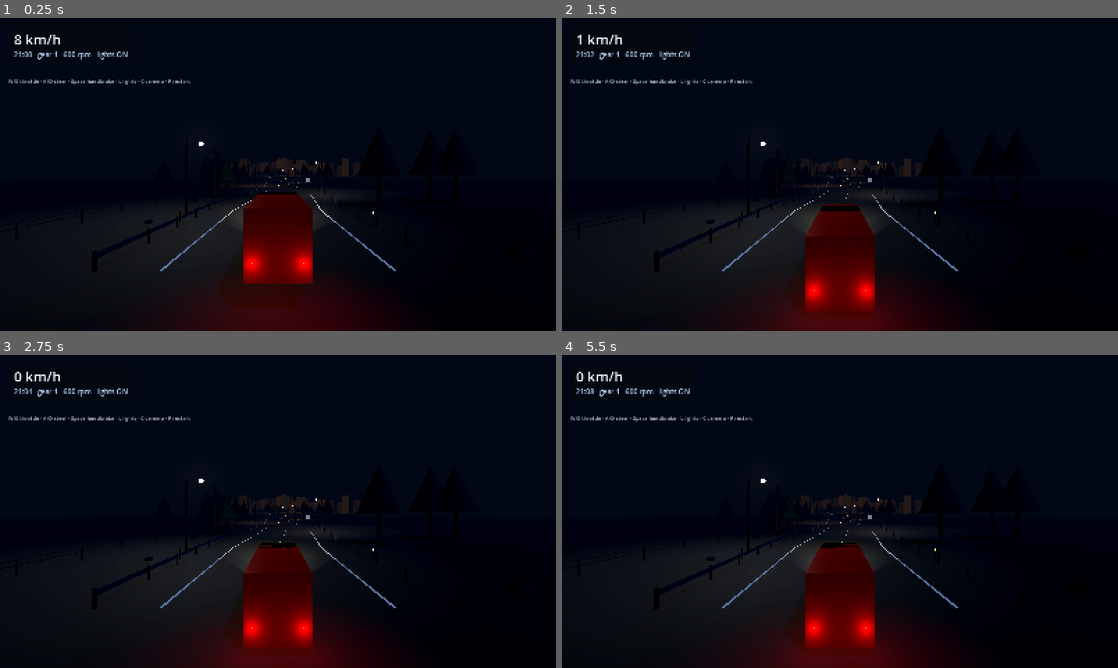
Above: before the commit, frames 1-4 (two rows, left to right).
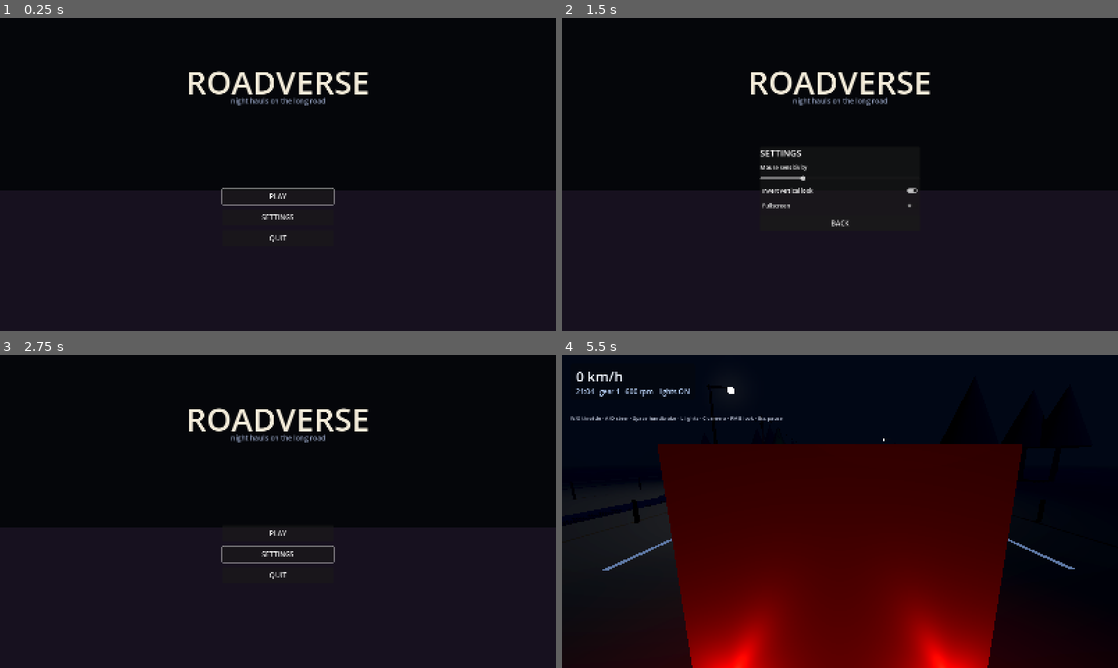
Above: after the commit, the same moments.

Repository: abbasTtBoy1235/Roadverse-Godot
Game: Godot game, scene res://scenes/menu.tscn
Same seed, same stepped clock (60 frames per second), same inputs: the game is played once before the commit and once after it. Before the commit the project starts from res://scenes/main.tscn.
Inputs (mouse positions are in pixels of both pictures, inside the frame that each line leads up to):
- Up to frame 1 (0.25 s): no input
- Up to frame 2 (1.5 s): click (840, 218) at 0.5 s, where only the run after the commit has a clickable "SETTINGS"; click (840, 190) at 1.25 s, where only the run after the commit has a clickable "Invert vertical look"
- Up to frame 3 (2.75 s): click (278, 561) at 2 s, where only the run after the commit has a clickable "BACK"
- Up to frame 4 (5.5 s): click (840, 533) at 2.75 s, where only the run after the commit has a clickable "PLAY"; tap Enter at 3.5 s; move the mouse to (962, 495) at 3.52 s; hold D (rv_steer_right) 3.53-4.25 s; hold Right mouse button (rv_look) 3.53-4.25 s; click (962, 495) at 3.67 s; drag from (728, 527) to (812, 574) at 4.27 s; move the mouse to (895, 442) at 5.02 s; hold D (rv_steer_right) from 5.03 s (still down); hold C (rv_toggle_camera) from 5.03 s (still down); click (895, 442) at 5.17 s

The runs differ from the first frame. In frame 1, 10% of the frame differs, in the area x 1-100%, y 5-100%; in frame 2, 10%; in frame 3, 10%; in frame 4, 42%, in the area x 5-93%, y 10-100%.
Error before the commit: Parse Error: Identifier "Settings" not declared in the current scope. (res://scripts/camera/chase_camera.gd:38)

Commit message:
feat(ui): main menu, settings screen and pause menu
- menu.tscn boots first: PLAY / SETTINGS / QUIT, settings panel with
  sensitivity, invert-Y and fullscreen
- pause menu (Esc) with RESUME / RESTART / MAIN MENU / QUIT, process mode
  ALWAYS so it survives get_tree().paused
- ui_flow test runs as a scene so the autoloads exist: 31 checks covering
  menu structure, settings persistence and pause behaviour

Diff:
--- a/project.godot
+++ b/project.godot
@@ -7,13 +7,14 @@
 
 config/name="Roadverse"
 config/description="Night truck simulator for PC."
-run/main_scene="res://scenes/main.tscn"
+run/main_scene="res://scenes/menu.tscn"
 config/features=PackedStringArray("4.7", "Forward Plus")
 config/icon="res://icon.svg"
 
 [autoload]
 
 InputSetup="*res://scripts/core/input_setup.gd"
+Settings="*res://scripts/core/settings.gd"
 
 [display]
 
--- a/scenes/main.tscn
+++ b/scenes/main.tscn
@@ -6,6 +6,7 @@
 [ext_resource type="Script" path="res://scripts/camera/chase_camera.gd" id="4_camera"]
 [ext_resource type="Script" path="res://scripts/ui/hud.gd" id="5_hud"]
 [ext_resource type="Script" path="res://scripts/world/time_of_day.gd" id="6_time"]
+[ext_resource type="Script" path="res://scripts/ui/pause_menu.gd" id="7_pause"]
 
 [sub_resource type="Environment" id="Env_night"]
 background_mode = 1
@@ -84,3 +85,6 @@
 [node name="HUD" type="CanvasLayer" parent="."]
 script = ExtResource("5_hud")
 truck_path = NodePath("../Truck")
+
+[node name="PauseMenu" type="CanvasLayer" parent="."]
+script = ExtResource("7_pause")
--- /dev/null
+++ b/scenes/menu.tscn
@@ -0,0 +1,10 @@
+[gd_scene load_steps=2 format=3]
+
+[ext_resource type="Script" path="res://scripts/ui/main_menu.gd" id="1_menu"]
+
+[node name="MainMenu" type="Control"]
+layout_mode = 3
+anchors_preset = 15
+anchor_right = 1.0
+anchor_bottom = 1.0
+script = ExtResource("1_menu")
--- a/scripts/ui/hud.gd
+++ b/scripts/ui/hud.gd
@@ -32,7 +32,7 @@
 
 	_hint_label = _make_label(self, 15, Color(0.75, 0.78, 0.85))
 	_hint_label.position = Vector2(24, 170)
-	_hint_label.text = "W/S throttle · A/D steer · Space handbrake · L lights · C camera · R restart"
+	_hint_label.text = "W/S throttle · A/D steer · Space handbrake · L lights · C camera · RMB look · Esc pause"
 
 
 func _make_label(parent: Node, font_size: int, color: Color) -> Label:
--- /dev/null
+++ b/scripts/ui/main_menu.gd
@@ -0,0 +1,169 @@
+extends Control
+## Main menu. Built in code so the whole flow is testable headlessly.
+
+const MAIN_SCENE := "res://scenes/main.tscn"
+
+var play_button: Button
+var settings_button: Button
+var quit_button: Button
+var back_button: Button
+var sensitivity_slider: HSlider
+var invert_check: CheckButton
+var fullscreen_check: CheckButton
+
+var _settings_panel: PanelContainer
+var _menu_box: VBoxContainer
+
+
+func _ready() -> void:
+	InputSetup.ensure_registered()
+	_build()
+	play_button.grab_focus()
+
+
+func _build() -> void:
+	set_anchors_preset(Control.PRESET_FULL_RECT)
+
+	var background := ColorRect.new()
+	background.name = "Background"
+	background.color = Color(0.02, 0.025, 0.04)
+	background.set_anchors_preset(Control.PRESET_FULL_RECT)
+	background.mouse_filter = Control.MOUSE_FILTER_IGNORE
+	add_child(background)
+
+	var glow := ColorRect.new()
+	glow.name = "HorizonGlow"
+	glow.color = Color(0.10, 0.07, 0.13, 0.9)
+	glow.set_anchors_preset(Control.PRESET_FULL_RECT)
+	glow.anchor_top = 0.55
+	glow.mouse_filter = Control.MOUSE_FILTER_IGNORE
+	add_child(glow)
+
+	var title := Label.new()
+	title.name = "Title"
+	title.text = "ROADVERSE"
+	title.add_theme_font_size_override("font_size", 92)
+	title.add_theme_color_override("font_color", Color(0.96, 0.93, 0.86))
+	title.horizontal_alignment = HORIZONTAL_ALIGNMENT_CENTER
+	title.set_anchors_preset(Control.PRESET_TOP_WIDE)
+	title.offset_top = 120
+	add_child(title)
+
+	var subtitle := Label.new()
+	subtitle.name = "Subtitle"
+	subtitle.text = "night hauls on the long road"
+	subtitle.add_theme_font_size_override("font_size", 20)
+	subtitle.add_theme_color_override("font_color", Color(0.55, 0.6, 0.72))
+	subtitle.horizontal_alignment = HORIZONTAL_ALIGNMENT_CENTER
+	subtitle.set_anchors_preset(Control.PRESET_TOP_WIDE)
+	subtitle.offset_top = 224
+	add_child(subtitle)
+
+	_menu_box = VBoxContainer.new()
+	_menu_box.name = "MenuBox"
+	_menu_box.set_anchors_preset(Control.PRESET_CENTER)
+	_menu_box.custom_minimum_size = Vector2(320, 0)
+	_menu_box.position = Vector2(-160, 40)
+	_menu_box.add_theme_constant_override("separation", 14)
+	add_child(_menu_box)
+
+	play_button = _make_button(_menu_box, "PlayButton", "PLAY")
+	settings_button = _make_button(_menu_box, "SettingsButton", "SETTINGS")
+	quit_button = _make_button(_menu_box, "QuitButton", "QUIT")
+
+	play_button.pressed.connect(_on_play_pressed)
+	settings_button.pressed.connect(_on_settings_pressed)
+	quit_button.pressed.connect(_on_quit_pressed)
+
+	_build_settings_panel()
+
+
+func _build_settings_panel() -> void:
+	_settings_panel = PanelContainer.new()
+	_settings_panel.name = "SettingsPanel"
+	_settings_panel.set_anchors_preset(Control.PRESET_CENTER)
+	_settings_panel.custom_minimum_size = Vector2(460, 0)
+	_settings_panel.position = Vector2(-230, -80)
+	_settings_panel.visible = false
+	add_child(_settings_panel)
+
+	var column := VBoxContainer.new()
+	column.add_theme_constant_override("separation", 12)
+	_settings_panel.add_child(column)
+
+	var heading := Label.new()
+	heading.text = "SETTINGS"
+	heading.add_theme_font_size_override("font_size", 26)
+	column.add_child(heading)
+
+	var sensitivity_label := Label.new()
+	sensitivity_label.text = "Mouse sensitivity"
+	column.add_child(sensitivity_label)
+
+	sensitivity_slider = HSlider.new()
+	sensitivity_slider.name = "SensitivitySlider"
+	sensitivity_slider.min_value = 0.02
+	sensitivity_slider.max_value = 0.40
+	sensitivity_slider.step = 0.01
+	sensitivity_slider.value = Settings.mouse_sensitivity
+	sensitivity_slider.value_changed.connect(_on_sensitivity_changed)
+	column.add_child(sensitivity_slider)
+
+	invert_check = CheckButton.new()
+	invert_check.name = "InvertCheck"
+	invert_check.text = "Invert vertical look"
+	invert_check.button_pressed = Settings.invert_y
+	invert_check.toggled.connect(_on_invert_toggled)
+	column.add_child(invert_check)
+
+	fullscreen_check = CheckButton.new()
+	fullscreen_check.name = "FullscreenCheck"
+	fullscreen_check.text = "Fullscreen"
+	fullscreen_check.button_pressed = Settings.fullscreen
+	fullscreen_check.toggled.connect(_on_fullscreen_toggled)
+	column.add_child(fullscreen_check)
+
+	back_button = _make_button(column, "BackButton", "BACK")
+	back_button.pressed.connect(_on_back_pressed)
+
+
+func _make_button(parent: Node, node_name: String, text: String) -> Button:
+	var button := Button.new()
+	button.name = node_name
+	button.text = text
+	button.custom_minimum_size = Vector2(0, 46)
+	button.add_theme_font_size_override("font_size", 20)
+	parent.add_child(button)
+	return button
+
+
+func _on_play_pressed() -> void:
+	get_tree().change_scene_to_file(MAIN_SCENE)
+
+
+func _on_settings_pressed() -> void:
+	_menu_box.visible = false
+	_settings_panel.visible = true
+	sensitivity_slider.grab_focus()
+
+
+func _on_back_pressed() -> void:
+	_settings_panel.visible = false
+	_menu_box.visible = true
+	settings_button.grab_focus()
+
+
+func _on_quit_pressed() -> void:
+	get_tree().quit()
+
+
+func _on_sensitivity_changed(value: float) -> void:
+	Settings.set_mouse_sensitivity(value)
+
+
+func _on_invert_toggled(value: bool) -> void:
+	Settings.set_invert_y(value)
+
+
+func _on_fullscreen_toggled(value: bool) -> void:
+	Settings.set_fullscreen(value)
--- /dev/null
+++ b/scripts/ui/pause_menu.gd
@@ -0,0 +1,103 @@
+extends CanvasLayer
+## Esc pause overlay. Runs while the tree is paused, so its process mode is
+## forced to ALWAYS.
+
+const MAIN_MENU_SCENE := "res://scenes/menu.tscn"
+
+var resume_button: Button
+var restart_button: Button
+var menu_button: Button
+var quit_button: Button
+
+var _panel: PanelContainer
+
+
+func _ready() -> void:
+	process_mode = Node.PROCESS_MODE_ALWAYS
+	layer = 10
+	_build()
+	visible = false
+
+
+func _unhandled_input(event: InputEvent) -> void:
+	if event.is_action_pressed("rv_pause") or event.is_action_pressed("ui_cancel"):
+		toggle()
+		get_viewport().set_input_as_handled()
+
+
+func toggle() -> void:
+	set_paused(not get_tree().paused)
+
+
+func set_paused(paused: bool) -> void:
+	get_tree().paused = paused
+	visible = paused
+
+	if paused:
+		resume_button.grab_focus()
+		Input.mouse_mode = Input.MOUSE_MODE_VISIBLE
+
+
+func _build() -> void:
+	var dim := ColorRect.new()
+	dim.name = "Dim"
+	dim.color = Color(0.01, 0.015, 0.03, 0.72)
+	dim.set_anchors_preset(Control.PRESET_FULL_RECT)
+	add_child(dim)
+
+	_panel = PanelContainer.new()
+	_panel.name = "Panel"
+	_panel.set_anchors_preset(Control.PRESET_CENTER)
+	_panel.custom_minimum_size = Vector2(320, 0)
+	_panel.position = Vector2(-160, -120)
+	add_child(_panel)
+
+	var column := VBoxContainer.new()
+	column.name = "Buttons"
+	column.add_theme_constant_override("separation", 12)
+	_panel.add_child(column)
+
+	var heading := Label.new()
+	heading.name = "Heading"
+	heading.text = "PAUSED"
+	heading.add_theme_font_size_override("font_size", 30)
+	heading.horizontal_alignment = HORIZONTAL_ALIGNMENT_CENTER
+	column.add_child(heading)
+
+	resume_button = _make_button(column, "ResumeButton", "RESUME")
+	restart_button = _make_button(column, "RestartButton", "RESTART")
+	menu_button = _make_button(column, "MenuButton", "MAIN MENU")
+	quit_button = _make_button(column, "QuitButton", "QUIT")
+
+	resume_button.pressed.connect(_on_resume)
+	restart_button.pressed.connect(_on_restart)
+	menu_button.pressed.connect(_on_menu)
+	quit_button.pressed.connect(_on_quit)
+
+
+func _make_button(parent: Node, node_name: String, text: String) -> Button:
+	var button := Button.new()
+	button.name = node_name
+	button.text = text
+	button.custom_minimum_size = Vector2(0, 44)
+	button.add_theme_font_size_override("font_size", 19)
+	parent.add_child(button)
+	return button
+
+
+func _on_resume() -> void:
+	set_paused(false)
+
+
+func _on_restart() -> void:
+	set_paused(false)
+	get_tree().reload_current_scene()
+
+
+func _on_menu() -> void:
+	set_paused(false)
+	get_tree().change_scene_to_file(MAIN_MENU_SCENE)
+
+
+func _on_quit() -> void:
+	get_tree().quit()
--- /dev/null
+++ b/tests/ui_flow.gd
@@ -0,0 +1,125 @@
+extends Node
+## Headless checks for the menus and the camera wiring. Runs as a scene so the
+## autoloads (InputSetup, Settings) exist.
+##
+##   godot --headless --path . res://tests/ui_flow.tscn
+
+var _checks := 0
+var _failures := 0
+
+
+func _ready() -> void:
+	print("[ui] checking the menus")
+
+	_check_menu()
+	_check_settings_persistence()
+	_check_game_scene()
+	_check_camera_wiring()
+
+	print("[ui] %d checks, %d failures" % [_checks, _failures])
+	get_tree().quit(1 if _failures > 0 else 0)
+
+
+func _check(condition: bool, message: String) -> void:
+	_checks += 1
+	if condition:
+		print("  ok   %s" % message)
+	else:
+		_failures += 1
+		printerr("  FAIL %s" % message)
+
+
+func _check_menu() -> void:
+	var scene: PackedScene = load("res://scenes/menu.tscn")
+	_check(scene != null, "menu scene loads")
+
+	if scene == null:
+		return
+
+	var menu := scene.instantiate()
+	add_child(menu)
+
+	_check(menu.get_node_or_null("Title") != null, "menu has a title")
+	_check(menu.find_child("PlayButton", true, false) != null, "menu has a PLAY button")
+	_check(menu.find_child("SettingsButton", true, false) != null, "menu has a SETTINGS button")
+	_check(menu.find_child("QuitButton", true, false) != null, "menu has a QUIT button")
+
+	var panel := menu.get_node_or_null("SettingsPanel")
+	_check(panel != null, "settings panel exists")
+	if panel != null:
+		_check(not panel.visible, "settings panel starts hidden")
+
+	menu.call("_on_settings_pressed")
+	if panel != null:
+		_check(panel.visible, "settings panel opens")
+	var menu_box := menu.get_node_or_null("MenuBox")
+	if menu_box != null:
+		_check(not menu_box.visible, "button list is hidden while in settings")
+
+	menu.call("_on_back_pressed")
+	if panel != null:
+		_check(not panel.visible, "settings panel closes again")
+
+	_check(ResourceLoader.exists("res://scenes/main.tscn"), "the PLAY target scene exists")
+
+	menu.free()
+
+
+func _check_settings_persistence() -> void:
+	var original := Settings.mouse_sensitivity
+	Settings.set_mouse_sensitivity(0.27)
+	_check(is_equal_approx(Settings.mouse_sensitivity, 0.27), "sensitivity is stored")
+
+	Settings.load_settings()
+	_check(is_equal_approx(Settings.mouse_sensitivity, 0.27), "sensitivity survives a reload")
+
+	Settings.set_mouse_sensitivity(1.5)
+	_check(Settings.mouse_sensitivity <= 0.40, "sensitivity is clamped to the allowed range")
+
+	Settings.set_mouse_sensitivity(original)
+
+
+func _check_game_scene() -> void:
+	var scene: PackedScene = load("res://scenes/main.tscn")
+	_check(scene != null, "game scene loads")
+
+	if scene == null:
+		return
+
+	var game := scene.instantiate()
+	add_child(game)
+
+	_check(game.get_node_or_null("Truck") != null, "game scene has a truck")
+	_check(game.get_node_or_null("Road") != null, "game scene has a road")
+	_check(game.get_node_or_null("ChaseCamera") != null, "game scene has a camera")
+	_check(game.get_node_or_null("HUD") != null, "game scene has a HUD")
+	_check(game.get_node_or_null("TimeOfDay") != null, "game scene has a day/night driver")
+
+	var pause_menu := game.get_node_or_null("PauseMenu")
+	_check(pause_menu != null, "game scene has a pause menu")
+
+	if pause_menu != null:
+		_check(pause_menu.find_child("ResumeButton", true, false) != null, "pause menu has RESUME")
+		_check(pause_menu.find_child("MenuButton", true, false) != null, "pause menu can return to the main menu")
+		_check(not pause_menu.visible, "pause menu starts hidden")
+		_check(pause_menu.process_mode == Node.PROCESS_MODE_ALWAYS, "pause menu keeps running while paused")
+
+		pause_menu.call("set_paused", true)
+		_check(get_tree().paused, "pausing stops the scene tree")
+		_check(pause_menu.visible, "pause menu is visible while paused")
+
+		pause_menu.call("set_paused", false)
+		_check(not get_tree().paused, "resuming unpauses the scene tree")
+
+	game.free()
+
+
+func _check_camera_wiring() -> void:
+	var orbit := CameraOrbit.new()
+	orbit.apply_mouse(Vector2(80.0, 0.0), Settings.mouse_sensitivity)
+	_check(orbit.is_offset(), "the camera orbit responds to mouse input")
+	_check(absf(orbit.yaw) > 0.0, "mouse input produces yaw")
+
+	var camera := ChaseCamera.new()
+	_check(camera.orbit != null, "the chase camera owns an orbit state")
+	camera.free()
--- /dev/null
+++ b/tests/ui_flow.tscn
@@ -0,0 +1,6 @@
+[gd_scene load_steps=2 format=3]
+
+[ext_resource type="Script" path="res://tests/ui_flow.gd" id="1_ui"]
+
+[node name="UiFlowTest" type="Node"]
+script = ExtResource("1_ui")
Not shown: 1 places in scenes/main.tscn that only renumber resources
